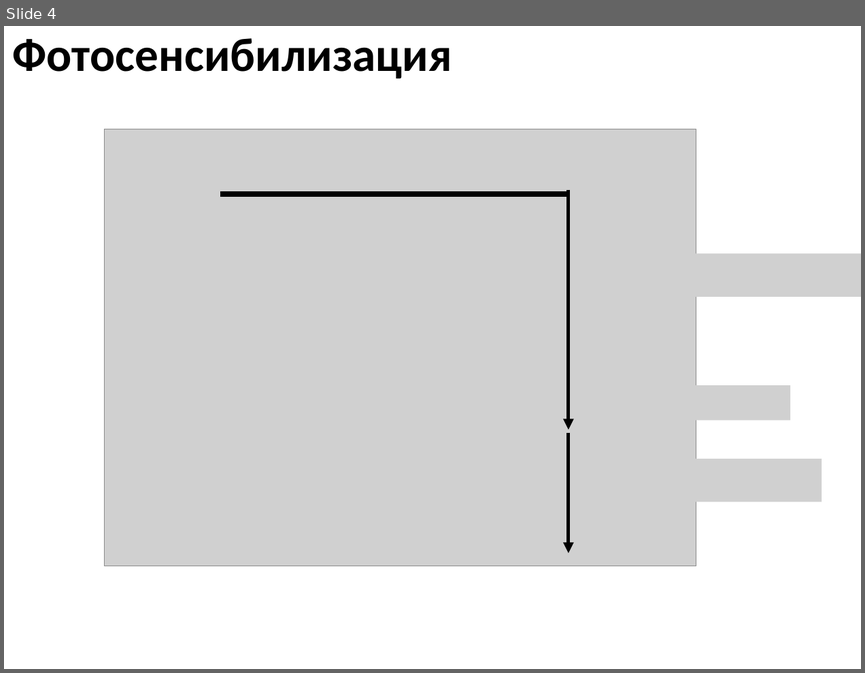
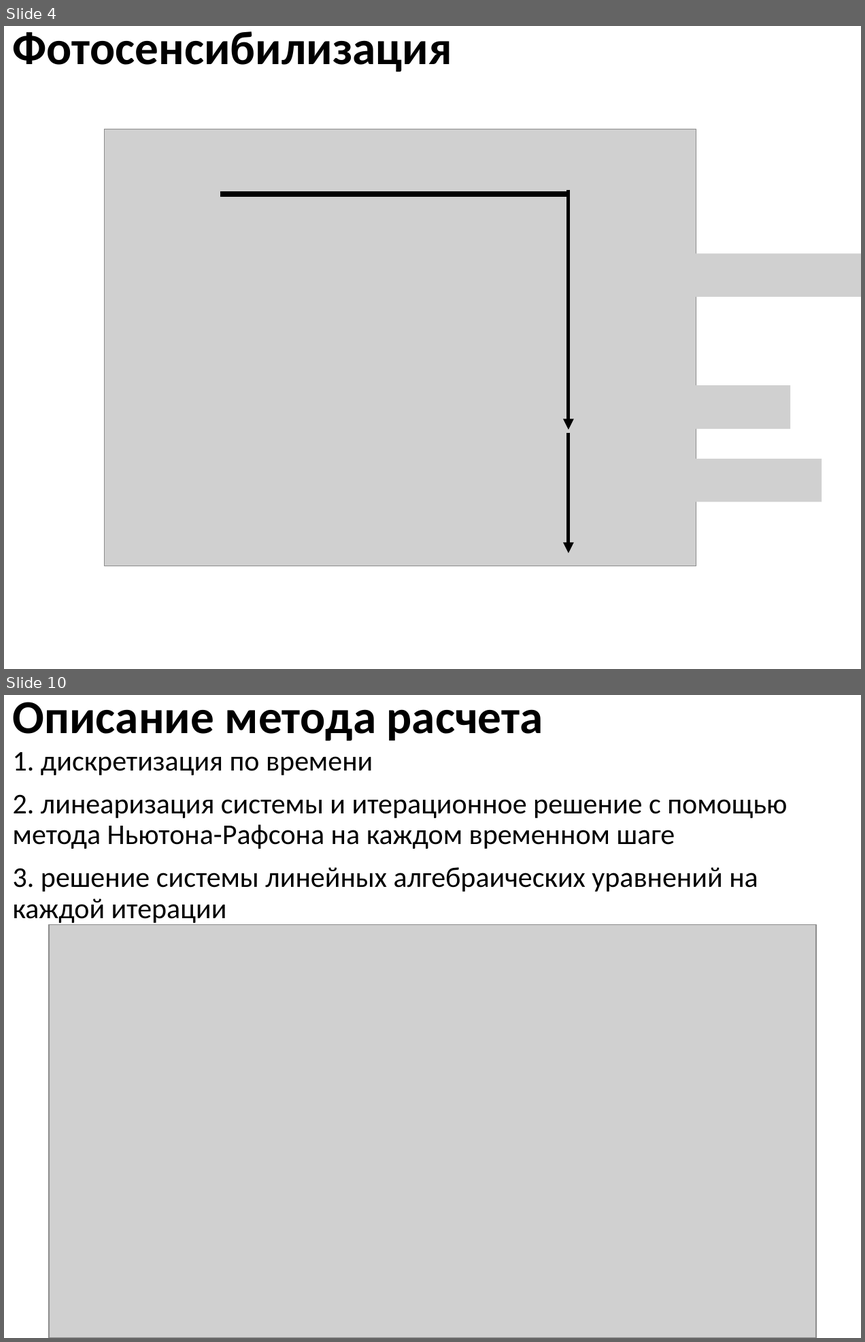
Before and after one commit to EnglishBeach/Course-work, a slide deck: Презентация.pptx. Shown one above the other, each under a label of ours: slide 4 before the commit, slides 4 and 10 after it; the slides between them are not shown. The pictures are 865x673 and 865x1342 pixels, drawn with LibreOffice and Linux fonts; fonts in the diff are those of the drawing; grey boxes stand for pictures. Boxes give left, top, right and bottom in pixels: in the first picture for what was removed or moved away, otherwise in the second. Text is boxed around its words. In the diff, an @@ line names an element or a change of style, - is before the commit and + after.

```diff
--- a/Презентация.pptx
+++ b/Презентация.pptx
@@ slide 10 added at box(4, 695, 861, 1338), background #FFFFFF @@
@@ title added at box(13, 702, 543, 741), 39.6 pt, text #000000, bold @@
+Описание метода расчета
@@ text added at box(13, 752, 787, 925), 24 pt, text #000000 @@
+1. дискретизация по времени
+2. линеаризация системы и итерационное решение с помощью метода Ньютона-Рафсона на каждом временном шаге
+3. решение системы линейных алгебраических уравнений на каждой итерации
@@ picture added at box(49, 925, 815, 1338) @@
@@ slide 4 changed as well @@
@@ title "Фотосенсибилизация": place and size @@
-title "Фотосенсибилизация" at box(13, 38, 452, 79)
+title "Фотосенсибилизация" at box(13, 31, 452, 72)
@@ picture: place and size @@
-picture at box(647, 385, 791, 420)
+picture at box(647, 385, 791, 429)
```
Also in this commit, not shown: 2 other slides changed, 12 other slides added, 3 slides removed, 4 other files.
